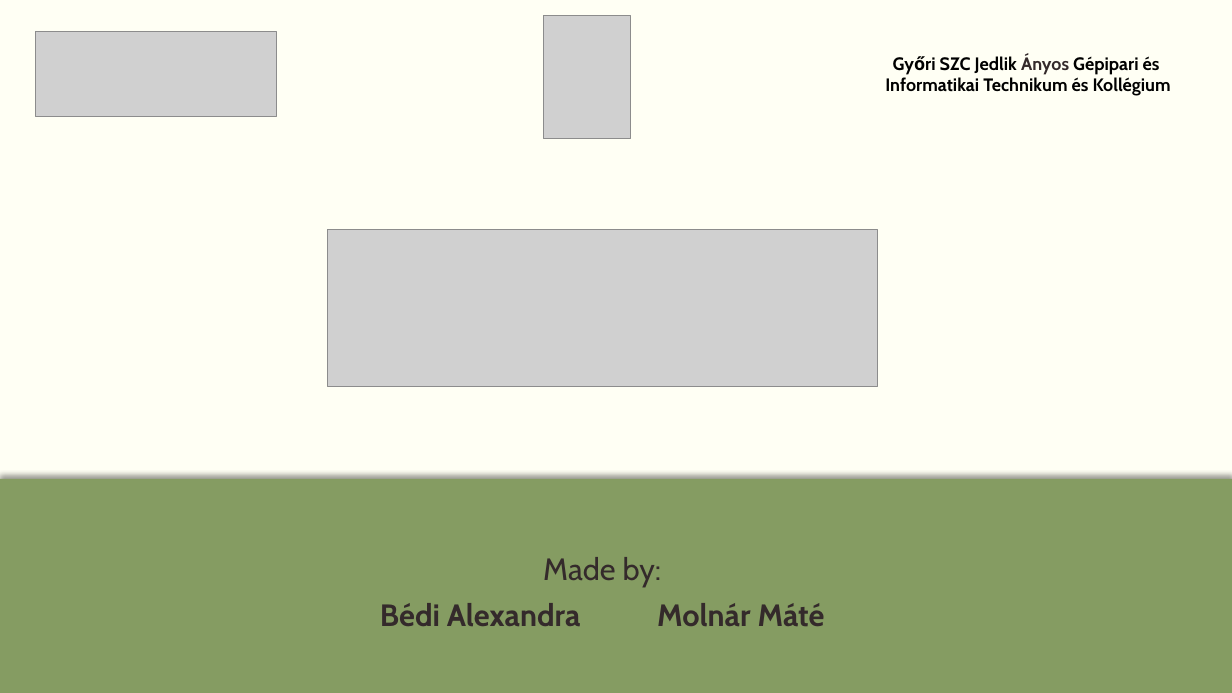
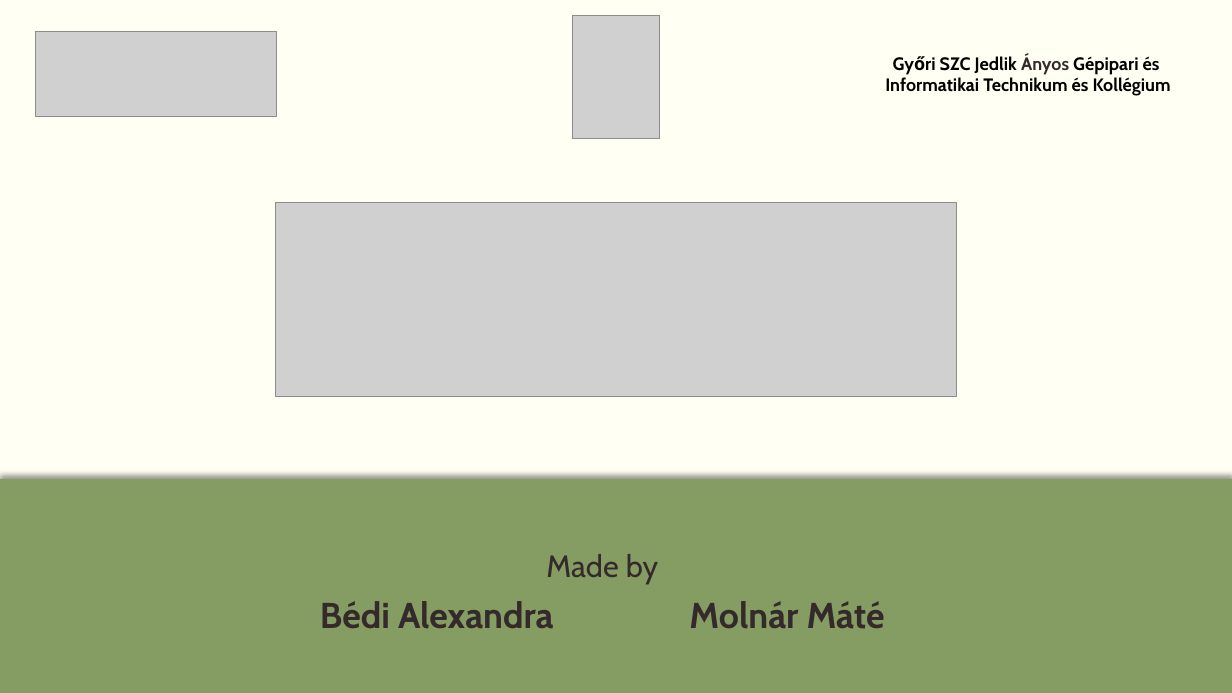
Before and after one commit to momikadragoner/Vizsgaremek, a slide deck: slide 1 of PPT/Agora(2).pptx. Drawn at 1232x693 pixels with LibreOffice and Linux fonts; fonts in the diff are those of the drawing; grey boxes stand for pictures. Boxes give left, top, right and bottom in pixels: in the first picture for what was removed or moved away, otherwise in the second. Text is boxed around its words. In the diff, an @@ line names an element or a change of style, - is before the commit and + after.

```diff
--- a/PPT/Agora(2).pptx
+++ b/PPT/Agora(2).pptx
@@ picture: place and size @@
-picture at <box>543,16,631,139</box>
+picture at <box>572,16,660,139</box>
@@ picture: place and size @@
-picture at <box>327,230,877,386</box>
+picture at <box>275,202,957,396</box>
@@ subtitle at <box>546,554,658,584</box>: text changed @@
-Made by:
+Made by
@@ subtitle at <box>320,601,885,629</box>: size 24 to 28 pt in "Bédi Alexandra Molnár Máté" @@
```
Also in this commit, not shown: 9 other slides changed, 42 other files.
